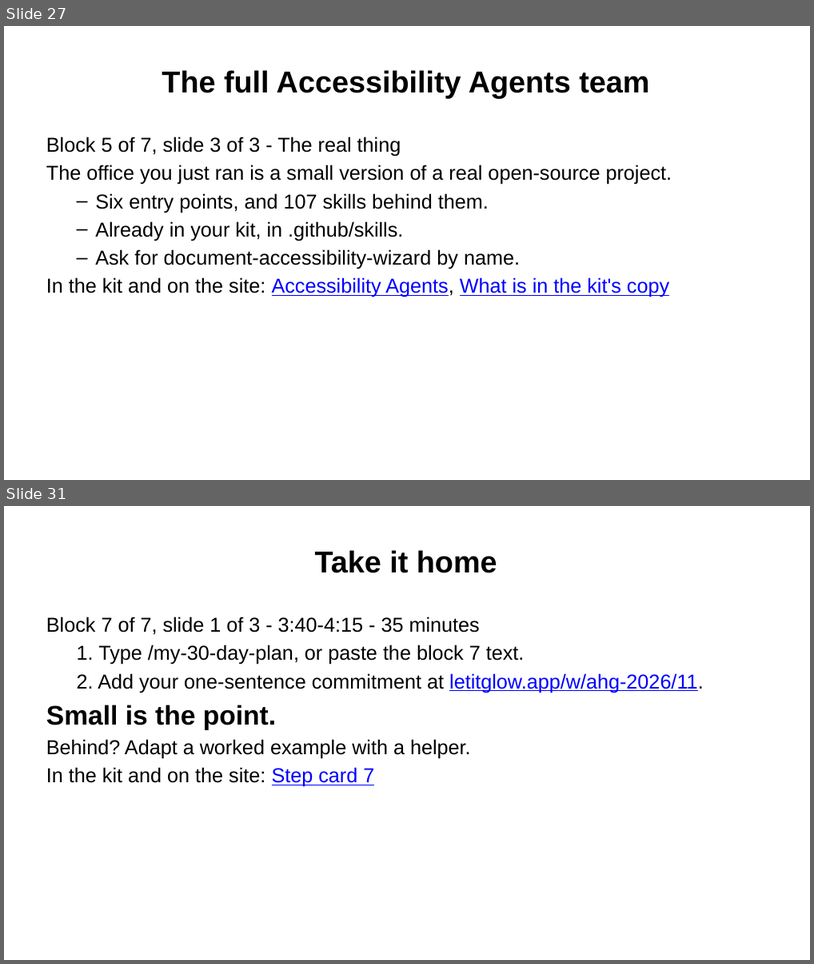
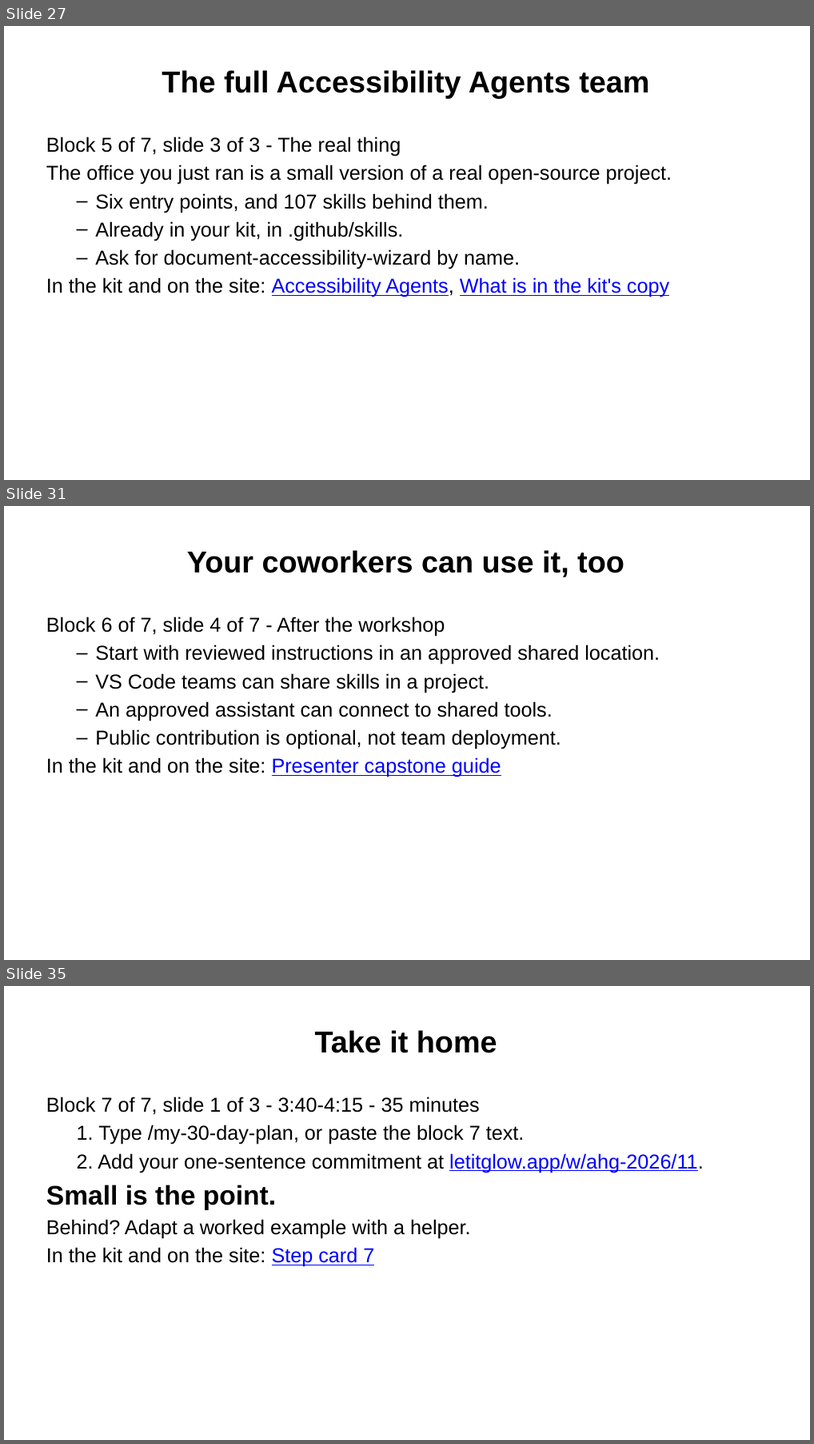
Before and after one commit to Community-Access/glow, a slide deck: docs/ahg-2026/slides.pptx. Shown one above the other, each under a label of ours: slides 27 and 31 before the commit, slides 27, 31 and 35 after it; the slides between them are not shown. The pictures are 814x964 and 814x1444 pixels, drawn with LibreOffice and Linux fonts; fonts in the diff are those of the drawing. Boxes give left, top, right and bottom in pixels: in the first picture for what was removed or moved away, otherwise in the second. Text is boxed around its words. In the diff, an @@ line names an element or a change of style, - is before the commit and + after.

```diff
--- a/docs/ahg-2026/slides.pptx
+++ b/docs/ahg-2026/slides.pptx
@@ slide 31 added at [4,506,810,960], background #FFFFFF @@
@@ title added at [187,550,625,577], 36 pt, text #000000, bold @@
+Your coworkers can use it, too
@@ text added at [46,616,660,777], 24 pt, text #000000 @@
+Block 6 of 7, slide 4 of 7 - After the workshop
+  – Start with reviewed instructions in an approved shared location.
+  – VS Code teams can share skills in a project.
+  – An approved assistant can connect to shared tools.
+  – Public contribution is optional, not team deployment.
+In the kit and on the site: Presenter capstone guide
@@ what was slide 31 is now slide 35 @@
```
Also in this commit, not shown: 3 slides changed, 3 other slides added, 26 other files.
